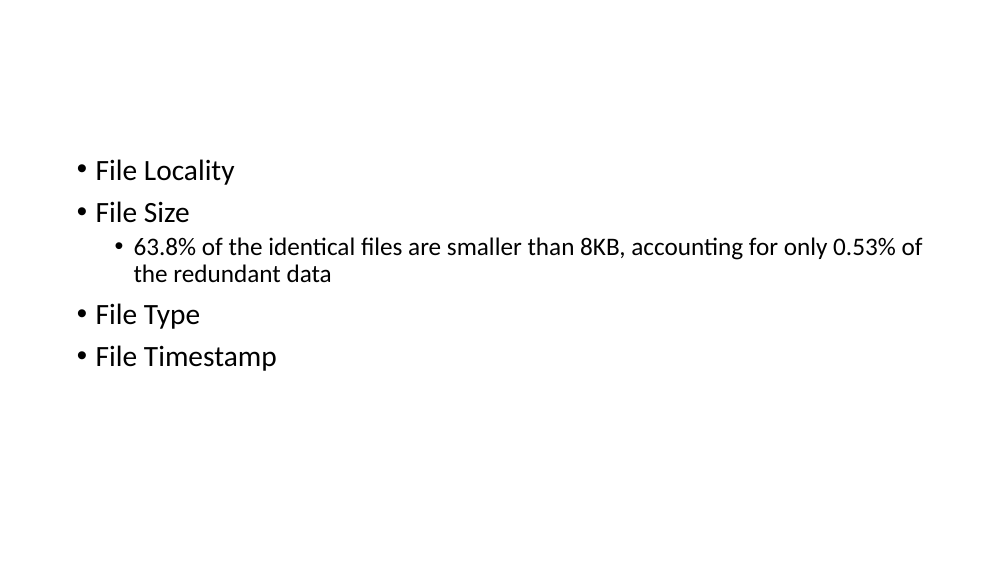
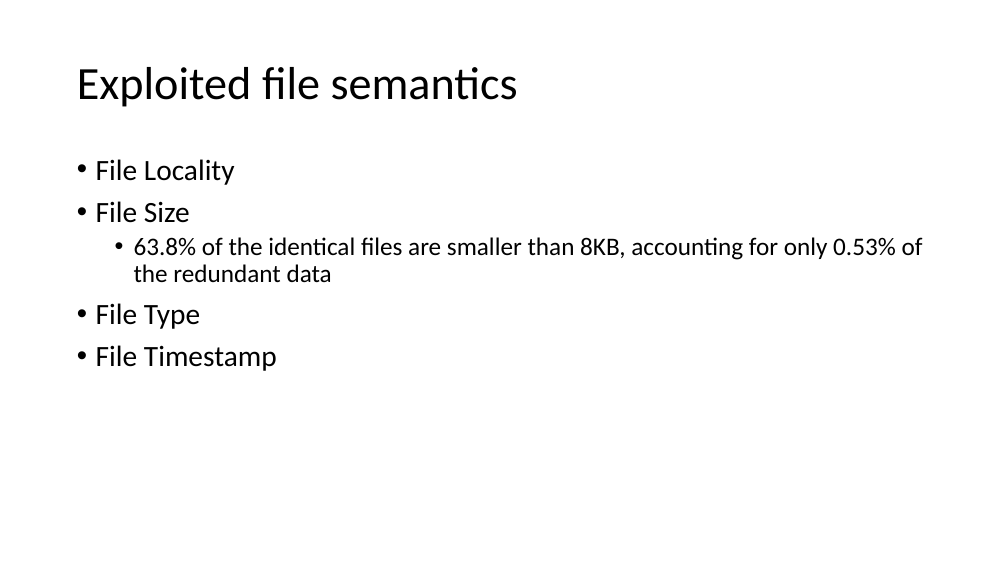
Before and after one commit to franbienjan/NDSGthesis, a slide deck: slide 19 of Summary/Raf_Presentation.pptx. Drawn at 1008x567 pixels with LibreOffice and Linux fonts; fonts in the diff are those of the drawing. Boxes give left, top, right and bottom in pixels: in the first picture for what was removed or moved away, otherwise in the second. Text is boxed around its words. In the diff, an @@ line names an element or a change of style, - is before the commit and + after.

Commit message:
presentation

```diff
--- a/Summary/Raf_Presentation.pptx
+++ b/Summary/Raf_Presentation.pptx
@@ title added at <box>77,67,518,107</box>, 44 pt, text #000000 @@
+Exploited file semantics
```
Also in this commit, not shown: 1 slide added.
